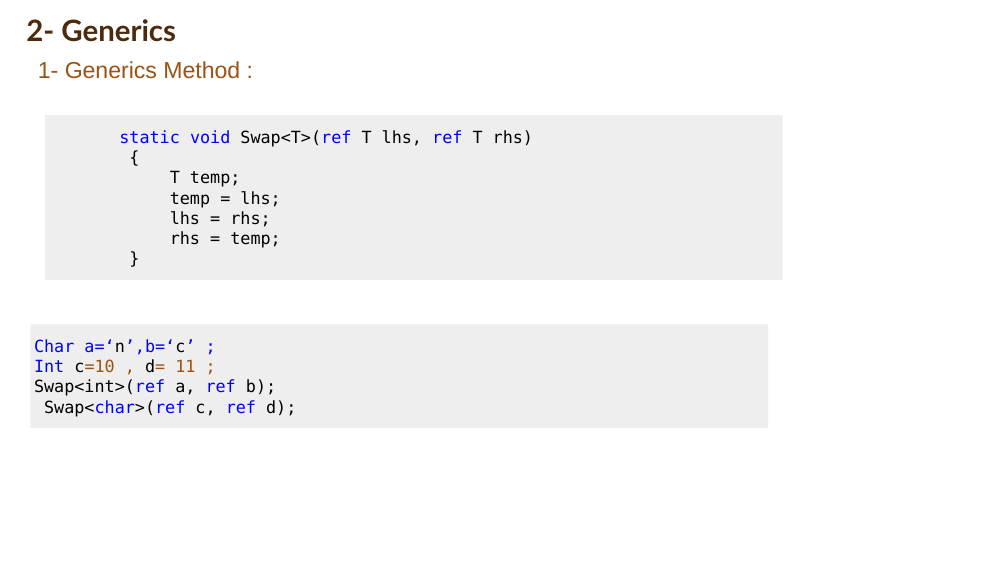
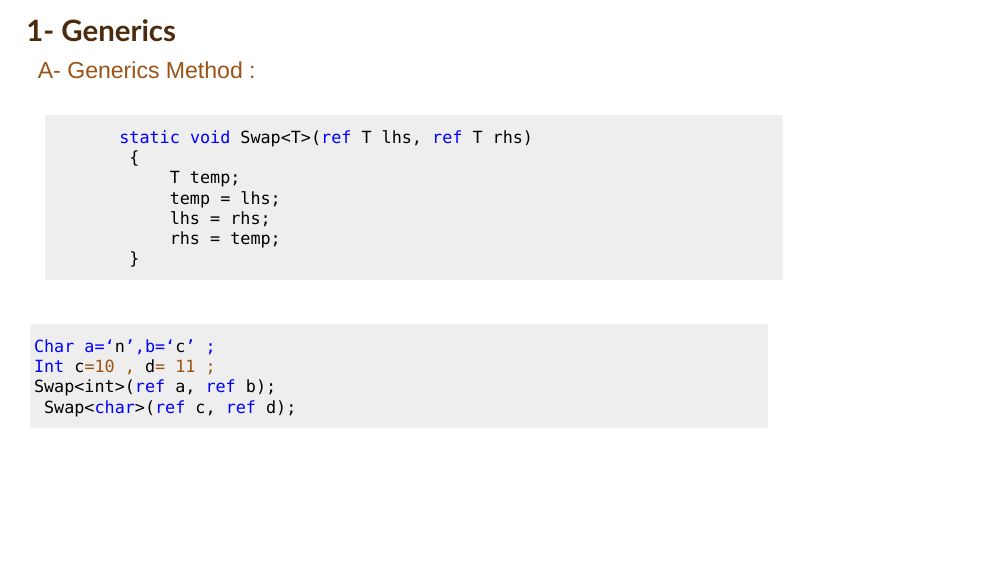
Before and after one commit to MinaAnwerRepo/android, a slide deck: slide 65 of Presentation/CSharpBasics.pptx (slide 66 before the commit). Drawn at 1008x567 pixels with LibreOffice and Linux fonts; fonts in the diff are those of the drawing; background and template pictures are left out. Boxes give left, top, right and bottom in pixels: in the first picture for what was removed or moved away, otherwise in the second. Text is boxed around its words. In the diff, an @@ line names an element or a change of style, - is before the commit and + after.

```diff
--- a/Presentation/CSharpBasics.pptx
+++ b/Presentation/CSharpBasics.pptx
@@ title at box(26, 19, 176, 42): text changed @@
-2- Generics
+1- Generics
@@ text at box(38, 61, 243, 79): text changed @@
-1- Generics Method :
+A- Generics Method :
```
Also in this commit, not shown: 6 other slides changed, 9 slides added, 5 slides removed, 2 other files.
